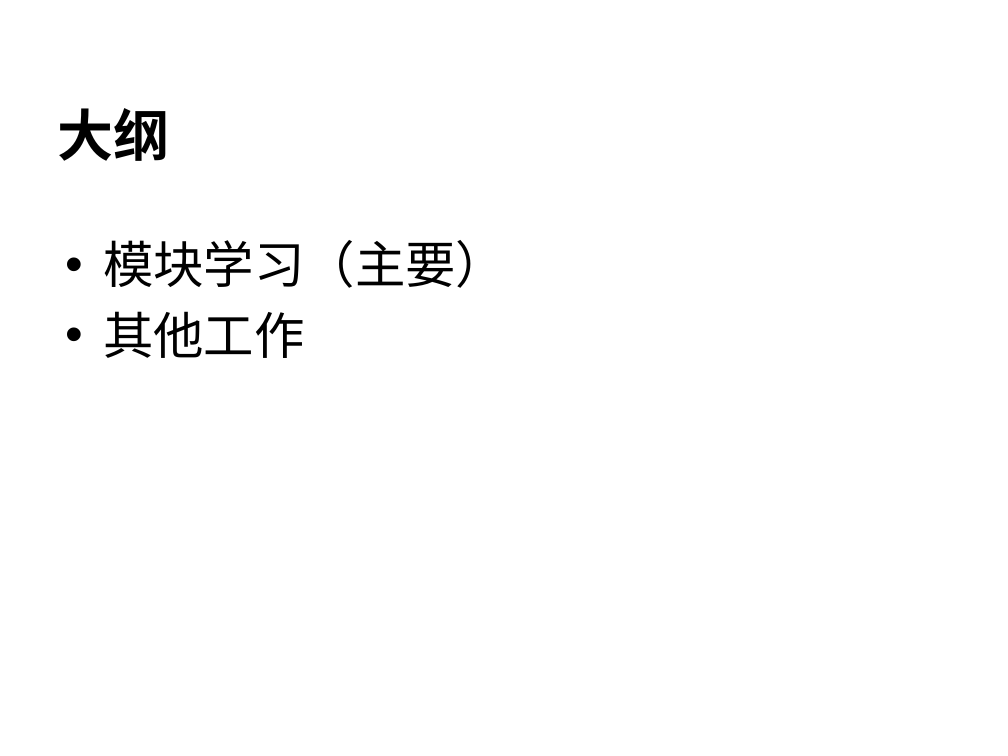
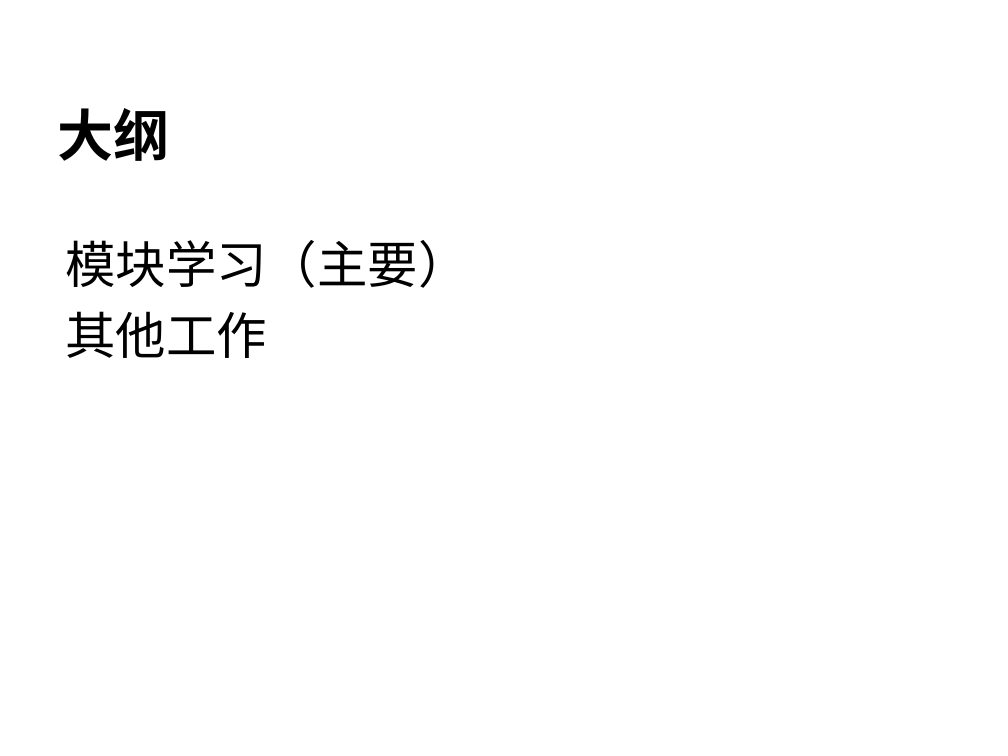
Before and after one commit to littlePunk/-, a slide deck: slide 2 of 11月25号答辩准备.pptx. Drawn at 1008x756 pixels with LibreOffice and Linux fonts; fonts in the diff are those of the drawing; background and template pictures are left out. Boxes give left, top, right and bottom in pixels: in the first picture for what was removed or moved away, otherwise in the second. Text is boxed around its words. In the diff, an @@ line names an element or a change of style, - is before the commit and + after.

```diff
--- a/11月25号答辩准备.pptx
+++ b/11月25号答辩准备.pptx
@@ text "模块学习（主要）" at <box>65,240,468,358</box>: bullet • to none @@
```
Also in this commit, not shown: 6 other slides changed, 5 slides added, 4 other files.
